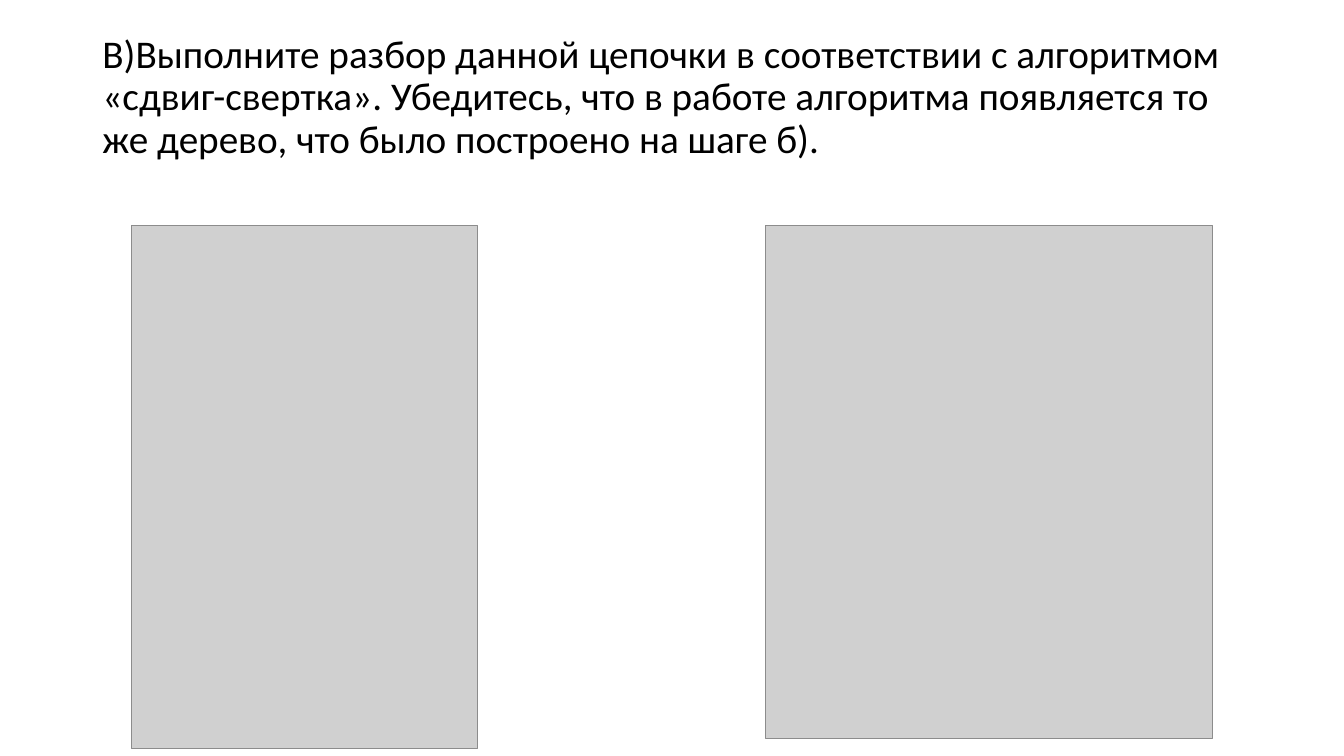
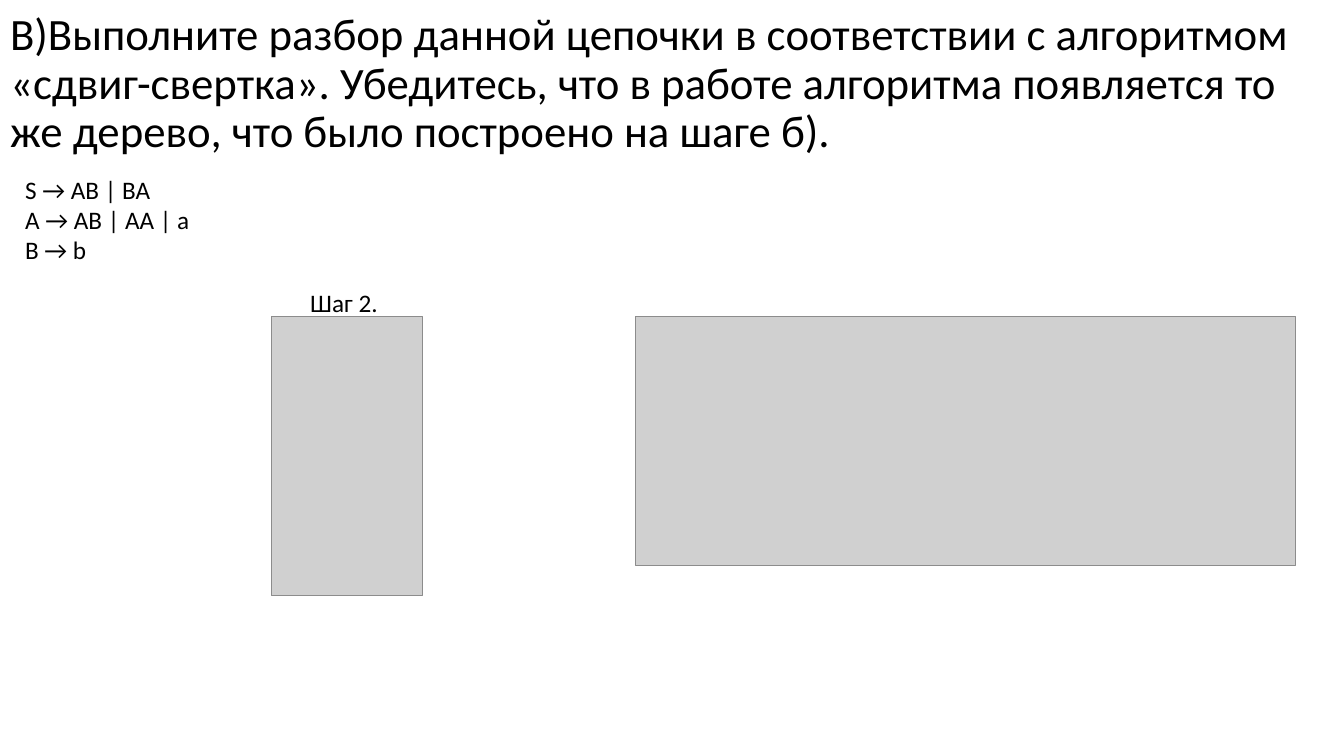
Before and after one commit to goddamnteam/korzun, a slide deck: slide 8 of task7.pptx (slide 10 before the commit). Drawn at 1344x756 pixels with LibreOffice and Linux fonts; fonts in the diff are those of the drawing; grey boxes stand for pictures. Boxes give left, top, right and bottom in pixels: in the first picture for what was removed or moved away, otherwise in the second. Text is boxed around its words. In the diff, an @@ line names an element or a change of style, - is before the commit and + after.

```diff
--- a/task7.pptx
+++ b/task7.pptx
@@ title "В)Выполните разбор данной цепочки в ...": place and size @@
-title "В)Выполните разбор данной цепочки в ..." at (102,39,1219,160)
+title "В)Выполните разбор данной цепочки в ..." at (10,17,1288,155)
@@ title "В)Выполните разбор данной цепочки в ..." at (10,17,1288,155): size 28 to 32 pt @@
@@ text added at (25,182,189,259), 18 pt, text #000000 @@
+S → AB | BA
+A → AB | AA | a
+B → b
@@ picture removed at (131,226,477,749) @@
@@ picture removed at (766,226,1213,739) @@
@@ text added at (310,295,378,319), 18 pt, text #000000 @@
+Шаг 2.
@@ picture added at (271,317,422,596) @@
@@ picture added at (636,317,1297,566) @@
```
Also in this commit, not shown: 6 other slides changed, 11 slides added, 1 slide removed.
